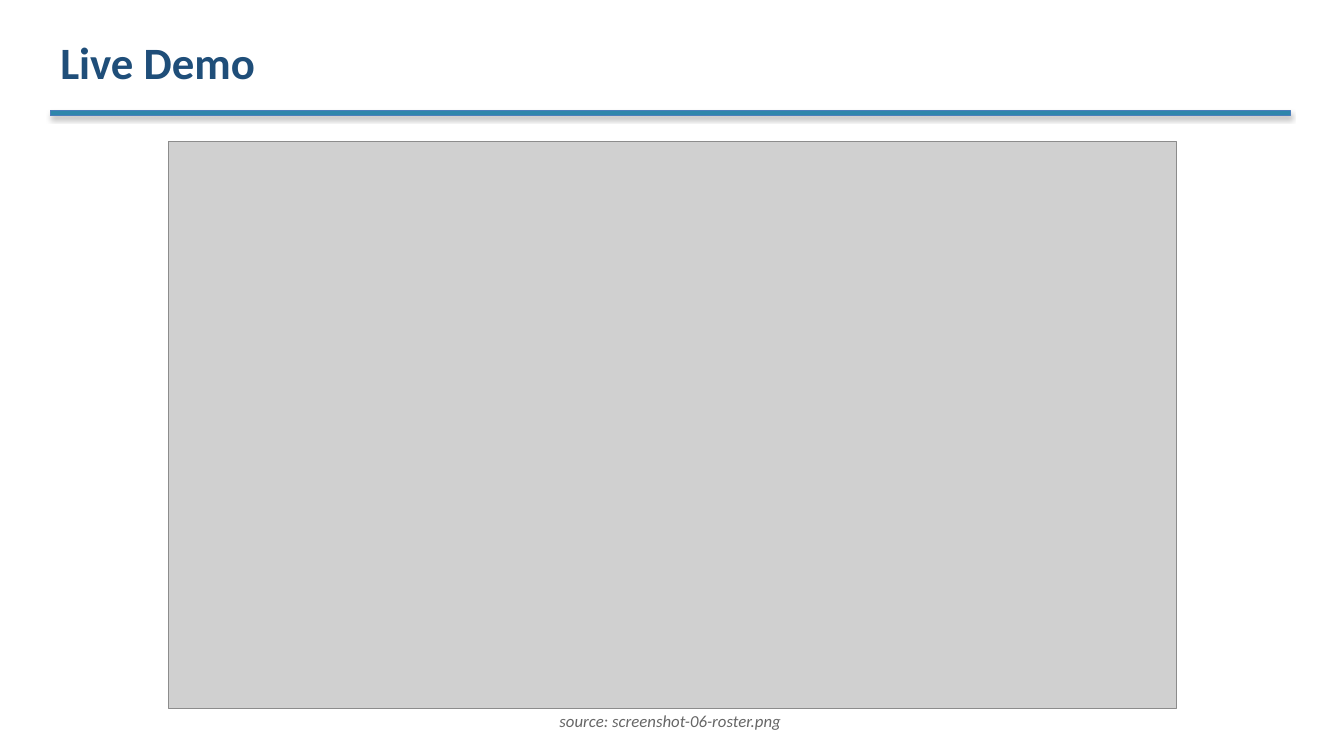
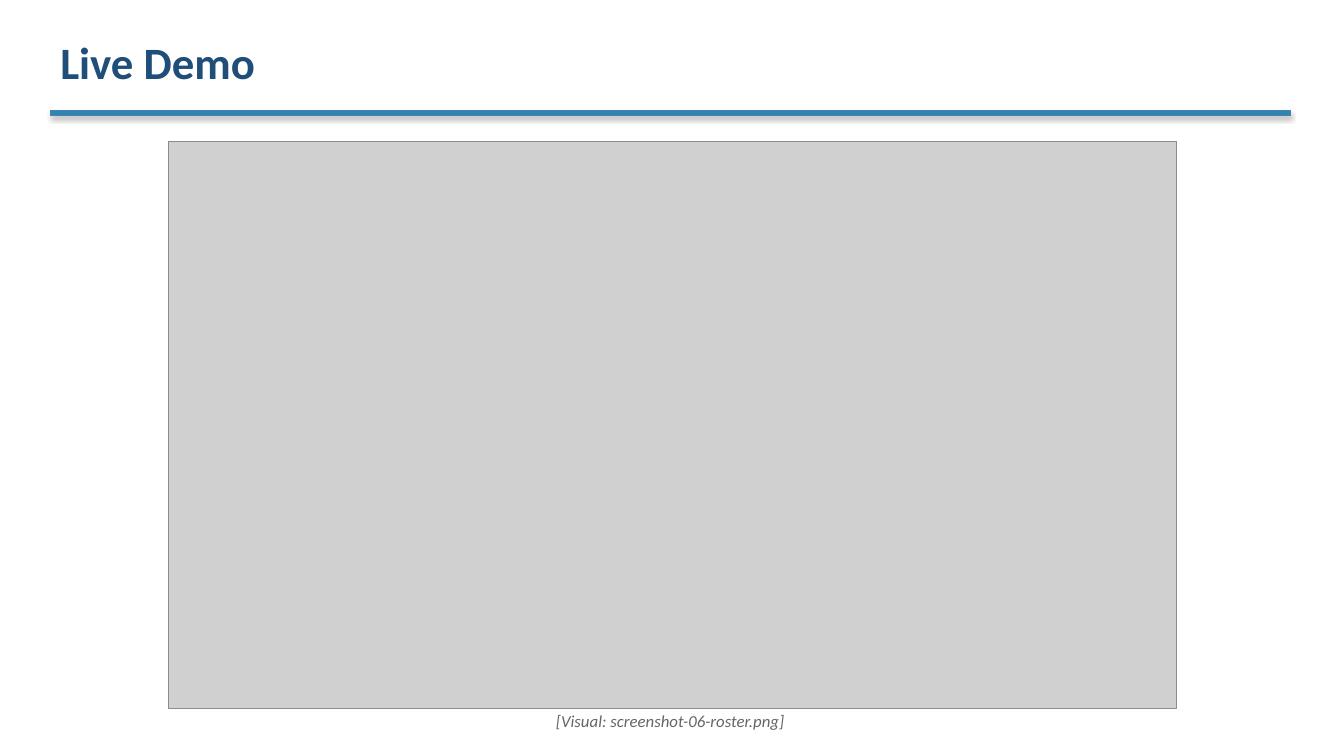
Before and after one commit to venkat-narasimha/haritha-hospitals, a slide deck: slide 9 of docs/phase6/03-client/03.4-client-presentation.pptx. Drawn at 1344x756 pixels with LibreOffice and Linux fonts; fonts in the diff are those of the drawing; grey boxes stand for pictures. Boxes give left, top, right and bottom in pixels: in the first picture for what was removed or moved away, otherwise in the second. Text is boxed around its words. In the diff, an @@ line names an element or a change of style, - is before the commit and + after.

Commit message:
docs(phase6): polish pass 2 - remove TBD slides, replace implementation with why-choose, refresh roster

```diff
--- a/docs/phase6/03-client/03.4-client-presentation.pptx
+++ b/docs/phase6/03-client/03.4-client-presentation.pptx
@@ text at (556,715,784,730): text changed @@
-source: screenshot-06-roster.png
+[Visual: screenshot-06-roster.png]
```
Also in this commit, not shown: 6 other slides changed, 1 slide added, 5 slides removed, 2 other files.
